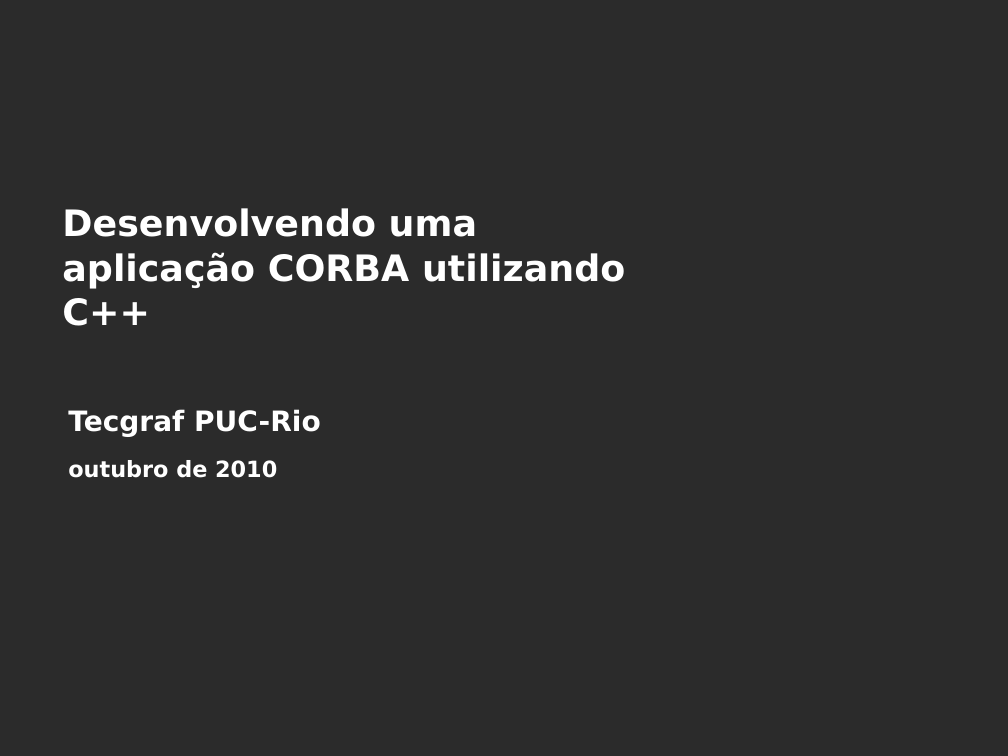
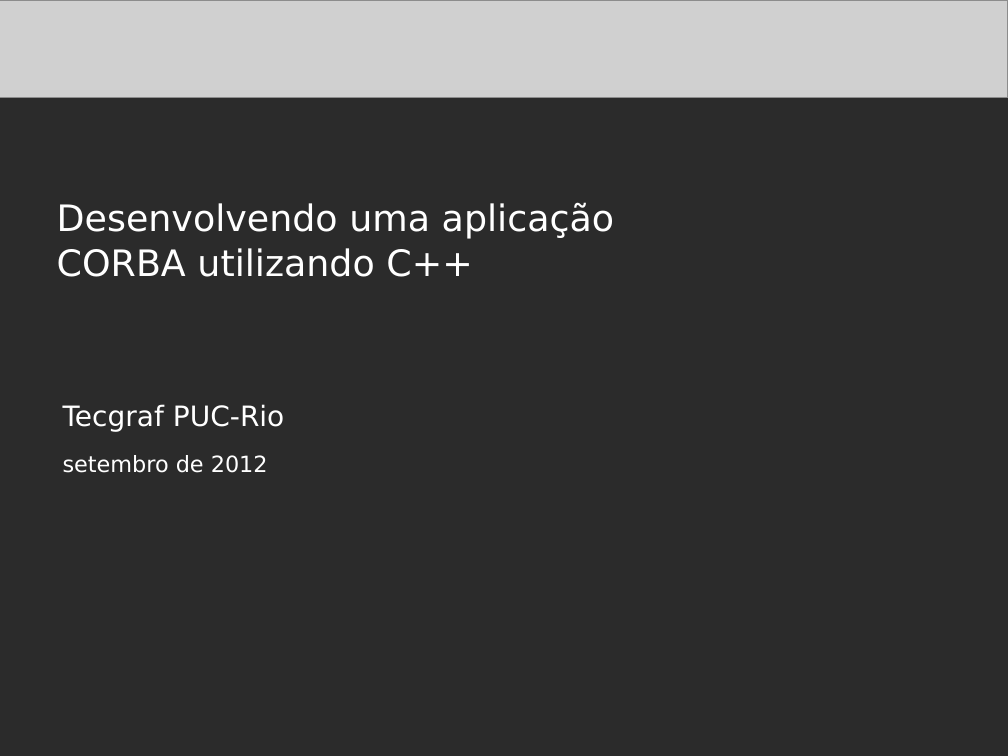
Before and after one commit to amadeubarbosa/openbus-core, a slide deck: slide 1 of docs/cursos/developer/cpp/4.CORBA_CPP.ppt. Drawn at 1008x756 pixels with LibreOffice and Linux fonts; fonts in the diff are those of the drawing; grey boxes stand for pictures; background and template pictures are left out; a plain dark background stands for a picture behind light text. Boxes give left, top, right and bottom in pixels: in the first picture for what was removed or moved away, otherwise in the second. Text is boxed around its words. In the diff, an @@ line names an element or a change of style, - is before the commit and + after.

```diff
--- a/docs/cursos/developer/cpp/4.CORBA_CPP.ppt
+++ b/docs/cursos/developer/cpp/4.CORBA_CPP.ppt
@@ picture added at box(0, 0, 1008, 98) @@
@@ text "Desenvolvendo uma aplicação CORBA utilizando ..." at box(57, 202, 614, 277): bold off; indent changed @@
@@ text "Tecgraf PUC-Rio" at box(63, 404, 284, 432): bold off; indent changed @@
@@ text at box(63, 455, 268, 473): text changed; bold off @@
-outubro de 2010
+setembro de 2012
```
Also in this commit, not shown: 42 other slides changed, 22 slides added.
